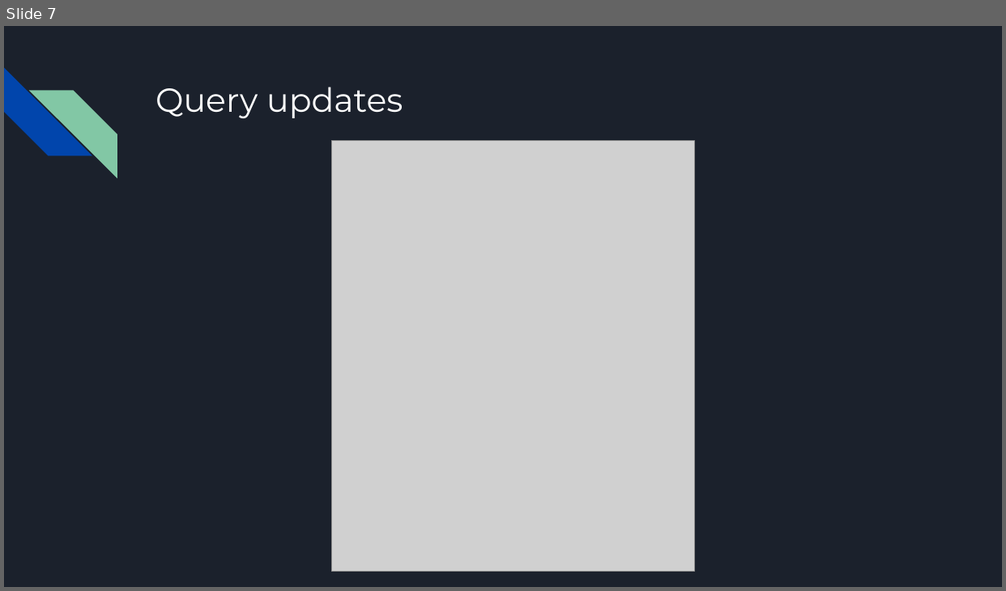
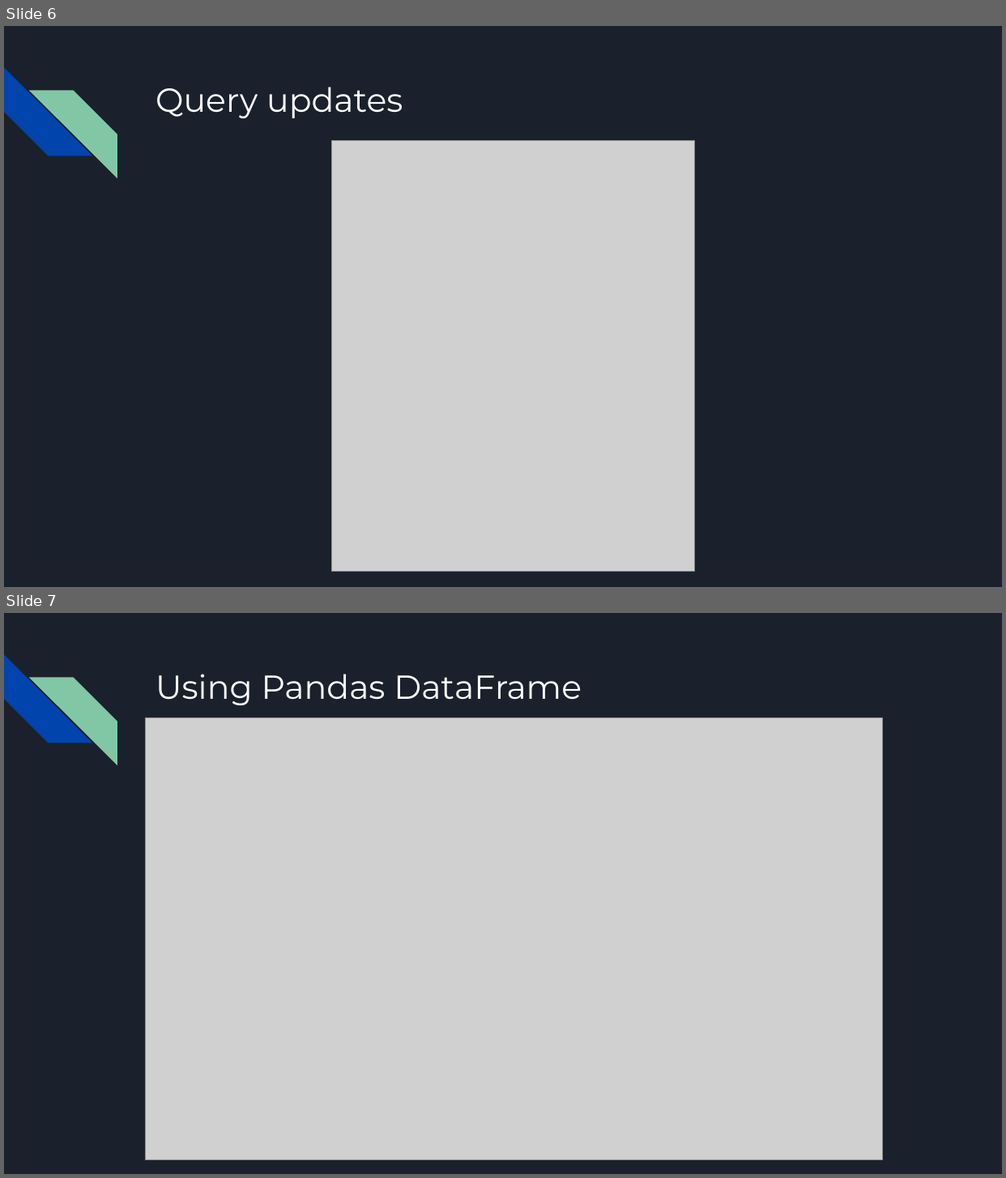
Before and after one commit to JoshCMoore/Massmine-for-the-Masses, a slide deck: documentation/slides/PresentationMar21.pptx. Shown one above the other, each under a label of ours: slide 7 before the commit, slides 6 and 7 after it. The pictures are 1006x591 and 1006x1178 pixels, drawn with LibreOffice and Linux fonts; fonts in the diff are those of the drawing; grey boxes stand for pictures. Boxes give left, top, right and bottom in pixels: in the first picture for what was removed or moved away, otherwise in the second. Text is boxed around its words. In the diff, an @@ line names an element or a change of style, - is before the commit and + after.

```diff
--- a/documentation/slides/PresentationMar21.pptx
+++ b/documentation/slides/PresentationMar21.pptx
@@ slide 7 added at box(4, 613, 1002, 1174), background #1B212C; not listed: 2 template elements that a slide beside it also shows @@
@@ title added at box(155, 674, 582, 705), 24 pt, text #FFFFFF @@
+Using Pandas DataFrame
@@ picture added at box(146, 717, 883, 1160) @@
@@ what was slide 7 is now slide 6 @@
```
Also in this commit, not shown: 3 slides changed, 1 other slide added, 1 other file.
